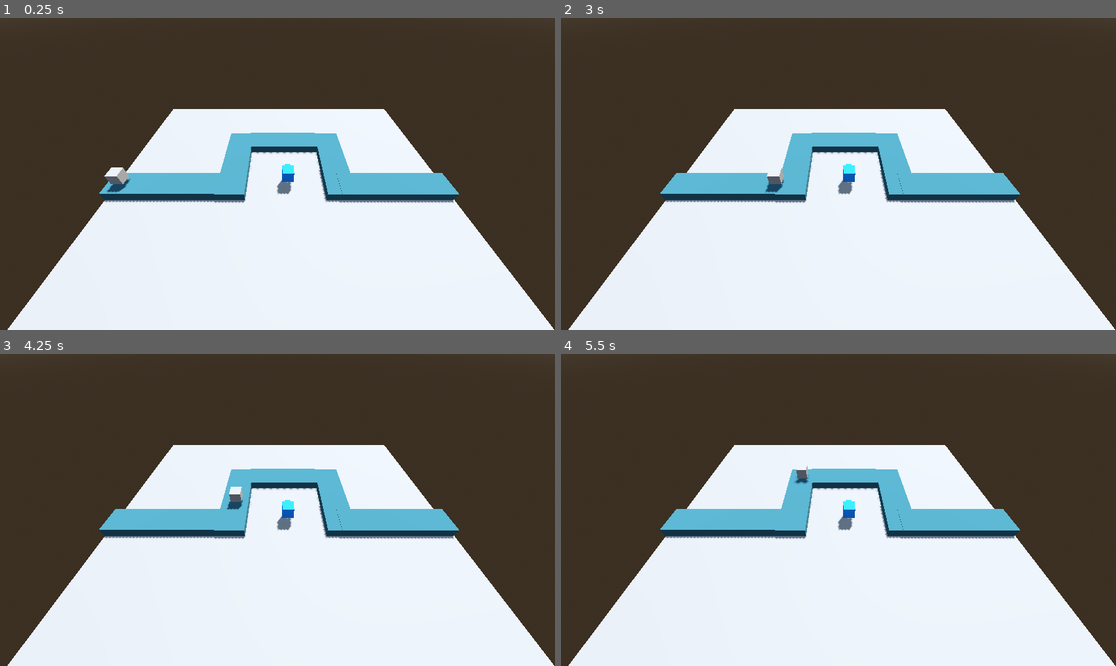
Above: before the commit, frames 1-4 (two rows, left to right).
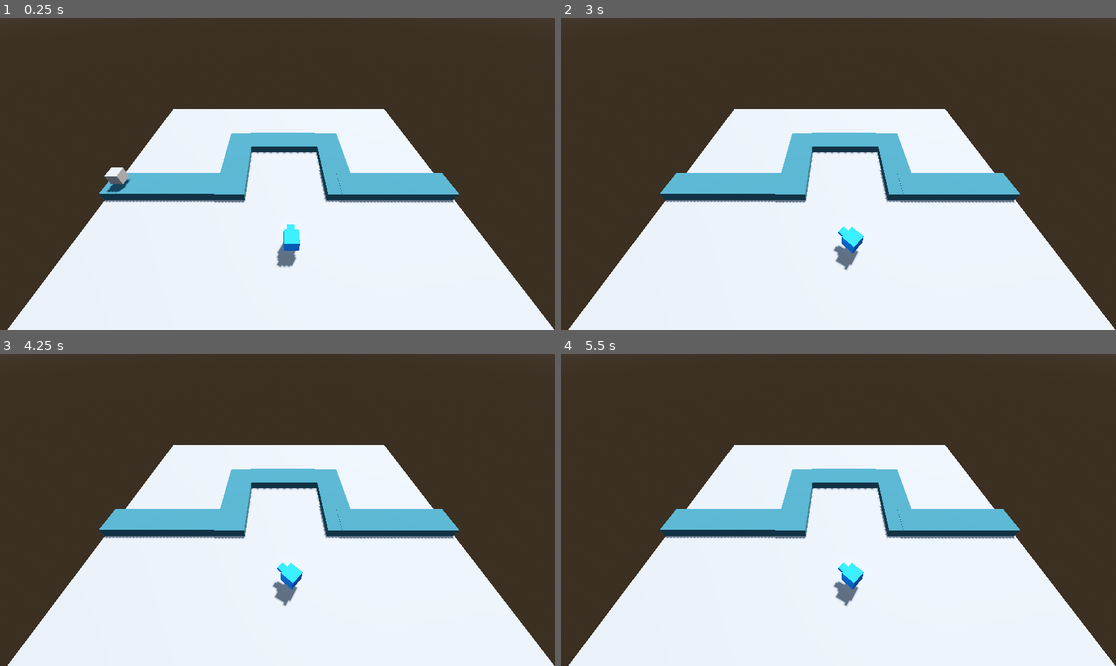
Above: after the commit, the same moments.

Repository: BurnabySouthGameDev/TowerDefence
Game: Godot game, scene res://Scenes/main.tscn
Same seed, same stepped clock (60 frames per second), same inputs: the game is played once before the commit and once after it.
Inputs:
- Up to frame 1 (0.25 s): no input
- Up to frame 2 (3 s): no input
- Up to frame 3 (4.25 s): no input
- Up to frame 4 (5.5 s): no input

The runs differ from the first frame. In frame 1, 0.6% of the frame differs, in the area x 49-55%, y 46-80%; in frame 2, 0.8%, in the area x 36-55%, y 46-81%; in frame 3, 0.8%; in frame 4, 0.8%.

Commit message:
Fixed enemy collision, changed it into kinematicBody3D

Diff:
--- a/Scenes/character_body_3d.gd
+++ /dev/null
@@ -1,5 +0,0 @@
-extends CharacterBody3D
-
-func _process(delta: float) -> void:
-	velocity = Vector3(3, 0, 0)
-	move_and_slide()
--- a/Scenes/enemy.tscn
+++ b/Scenes/enemy.tscn
@@ -1,11 +1,17 @@
-[gd_scene load_steps=2 format=3 uid="uid://ddsf3d0xoy5g6"]
+[gd_scene load_steps=3 format=3 uid="uid://ddsf3d0xoy5g6"]
 
 [ext_resource type="Script" uid="uid://bd7vktalilei2" path="res://Scripts/enemy.gd" id="1_bbien"]
 
-[node name="enemy" type="Node3D"]
+[sub_resource type="BoxShape3D" id="BoxShape3D_hghv2"]
+
+[node name="enemy" type="CharacterBody3D"]
+collision_layer = 2
+collision_mask = 0
 script = ExtResource("1_bbien")
 
 [node name="CSGBox3D" type="CSGBox3D" parent="."]
-use_collision = true
 collision_layer = 2
 collision_mask = 2
+
+[node name="CollisionShape3D" type="CollisionShape3D" parent="."]
+shape = SubResource("BoxShape3D_hghv2")
--- a/Scenes/main.tscn
+++ b/Scenes/main.tscn
@@ -1,8 +1,7 @@
-[gd_scene load_steps=9 format=3 uid="uid://dxt1ttcllxx1g"]
+[gd_scene load_steps=7 format=3 uid="uid://dxt1ttcllxx1g"]
 
 [ext_resource type="PackedScene" uid="uid://ld73oby6g67" path="res://Scenes/turrets/list/basic_turret.tscn" id="2_bo1nx"]
 [ext_resource type="Script" uid="uid://ns7g5warqqu5" path="res://Scripts/enemy_spawn.gd" id="2_ibv0h"]
-[ext_resource type="Script" uid="uid://55x8gsic2vhr" path="res://Scenes/character_body_3d.gd" id="3_8gbba"]
 
 [sub_resource type="ProceduralSkyMaterial" id="ProceduralSkyMaterial_6m1b0"]
 sky_horizon_color = Color(0.64625, 0.65575, 0.67075, 1)
@@ -19,8 +18,6 @@
 
 [sub_resource type="StandardMaterial3D" id="StandardMaterial3D_it7di"]
 albedo_color = Color(0.169938, 0.367082, 0.424608, 1)
-
-[sub_resource type="CapsuleShape3D" id="CapsuleShape3D_jjvhh"]
 
 [node name="Main" type="Node3D"]
 
@@ -65,15 +62,4 @@
 script = ExtResource("2_ibv0h")
 
 [node name="BasicTurret" parent="." instance=ExtResource("2_bo1nx")]
-transform = Transform3D(1, 0, 0, 0, 1, 0, 0, 0, 1, 0.737682, 1.64068, -0.645817)
-
-[node name="CharacterBody3D" type="CharacterBody3D" parent="."]
-process_mode = 4
-transform = Transform3D(1, 0, 0, 0, 1, 0, 0, 0, 1, -16.8449, 3.97338, 0)
-collision_layer = 2
-collision_mask = 2
-script = ExtResource("3_8gbba")
-
-[node name="CollisionShape3D" type="CollisionShape3D" parent="CharacterBody3D"]
-shape = SubResource("CapsuleShape3D_jjvhh")
-debug_color = Color(0, 1, 0, 1)
+transform = Transform3D(1, 0, 0, 0, 1, 0, 0, 0, 1, 0.737682, 1.64068, 5.59339)
--- a/Scenes/turrets/list/basic_turret.tscn
+++ b/Scenes/turrets/list/basic_turret.tscn
@@ -27,7 +27,7 @@
 debug_color = Color(0.564706, 0.552941, 0.0705882, 1)
 
 [node name="ReloadTimer" type="Timer" parent="."]
-wait_time = 0.2
+wait_time = 0.45
 
 [connection signal="new_target" from="Radar" to="." method="_on_radar_new_target"]
 [connection signal="timeout" from="ReloadTimer" to="." method="fire"]
--- a/Scripts/enemy.gd
+++ b/Scripts/enemy.gd
@@ -1,4 +1,4 @@
-extends Node3D
+extends CharacterBody3D
 
 var path: Array[Vector3i]
 
--- a/Scripts/turrets/basic_turret.gd
+++ b/Scripts/turrets/basic_turret.gd
@@ -13,6 +13,7 @@
 		return
 
 	if reload_timer.is_stopped():
+		fire()
 		reload_timer.start()
 
 func fire() -> void:
@@ -23,5 +24,5 @@
 func _fire_at(target: Node3D) -> void:
 	var face := global_position.direction_to(target.global_position)
 	quaternion = Quaternion(Vector3.FORWARD, face)
-	if randf() < 0.0:
+	if randf() < (1.0 / 5.0):
 		target.queue_free()
Not shown, removed: Scenes/character_body_3d.gd.uid
